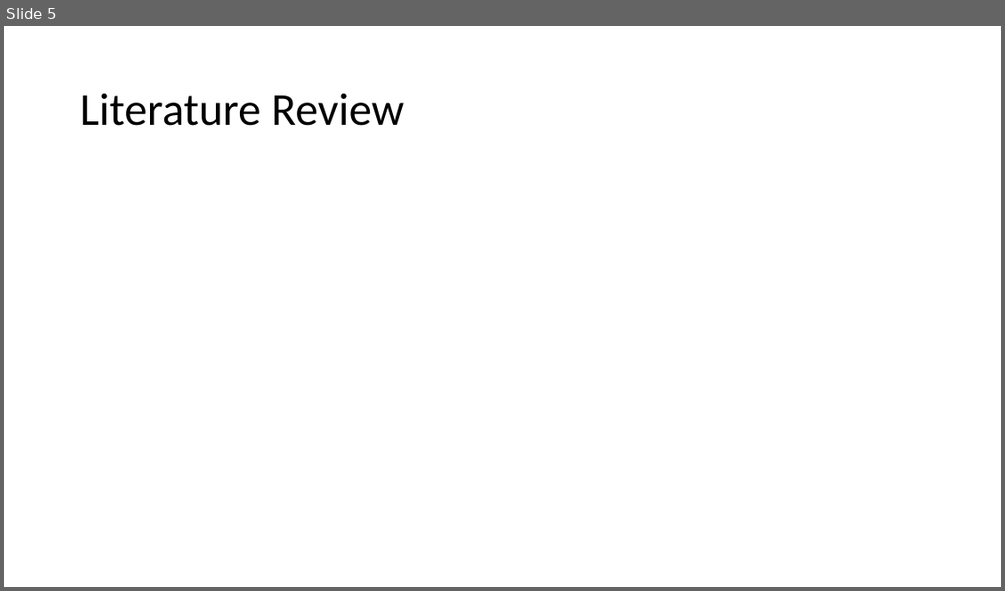
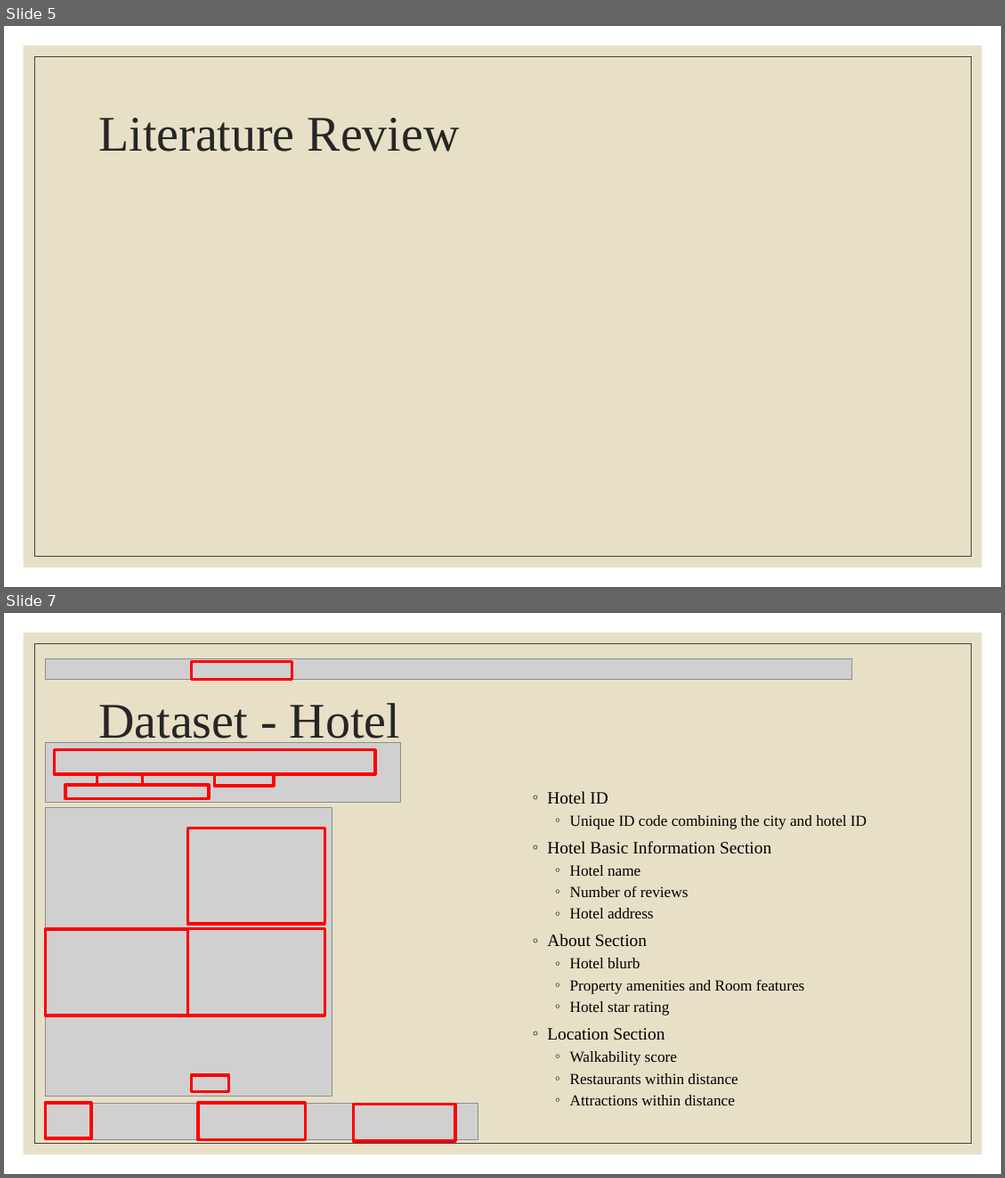
Before and after one commit to m-mcdougall/Capstone-DATS6501, a slide deck: Capstone Presentation.pptx. Shown one above the other, each under a label of ours: slide 5 before the commit, slides 5 and 7 after it; the slides between them are not shown. The pictures are 1005x591 and 1005x1178 pixels, drawn with LibreOffice and Linux fonts; fonts in the diff are those of the drawing; grey boxes stand for pictures. Boxes give left, top, right and bottom in pixels: in the first picture for what was removed or moved away, otherwise in the second. Text is boxed around its words. In the diff, an @@ line names an element or a change of style, - is before the commit and + after.

```diff
--- a/Capstone Presentation.pptx
+++ b/Capstone Presentation.pptx
@@ slide 7 added at (4,613,1001,1174), background #FFFFFF; not listed: 2 template elements that a slide beside it also shows @@
@@ picture added at (45,658,851,679) @@
@@ rectangle added at (192,662,291,680), outline #FF0000 3 pt @@
@@ title added at (98,703,400,743), 48 pt, text #262626 @@
+Dataset - Hotel
@@ picture added at (45,742,400,803) @@
@@ rectangle added at (54,750,375,774), outline #FF0000 3 pt @@
@@ rectangle added at (65,785,209,798), outline #FF0000 3 pt @@
@@ rectangle added at (97,774,142,785), outline #FF0000 3 pt @@
@@ rectangle added at (215,774,274,786), outline #FF0000 3 pt @@
@@ text added at (547,791,866,1105), 14.8 pt, text #000000 @@
+◦ Hotel ID
+  ◦ Unique ID code combining the city and hotel ID
+◦ Hotel Basic Information Section
+  ◦ Hotel name
+  ◦ Number of reviews
+  ◦ Hotel address
+◦ About Section
+  ◦ Hotel blurb
+  ◦ Property amenities and Room features
+  ◦ Hotel star rating
+◦ Location Section
+  ◦ Walkability score
+  ◦ Restaurants within distance
+  ◦ Attractions within distance
@@ picture added at (45,807,332,1096) @@
@@ rectangle added at (188,828,324,925), outline #FF0000 3 pt @@
@@ rectangle added at (45,929,188,1016), outline #FF0000 3 pt @@
@@ rectangle added at (188,929,324,1015), outline #FF0000 3 pt @@
@@ rectangle added at (192,1075,229,1092), outline #FF0000 3 pt @@
@@ picture added at (45,1103,478,1140) @@
@@ rectangle added at (45,1103,91,1138), outline #FF0000 3 pt @@
@@ rectangle added at (198,1103,306,1140), outline #FF0000 3 pt @@
@@ rectangle added at (353,1104,455,1141), outline #FF0000 3 pt @@
@@ slide 5 changed as well @@
@@ rectangle added at (24,46,982,567), fill #E7E0C7 @@
@@ rectangle added at (34,56,971,556), outline #404040 0.5 pt @@
@@ title "Literature Review": place and size @@
-title "Literature Review" at (80,93,404,126)
+title "Literature Review" at (98,118,460,151)
@@ title "Literature Review" at (98,118,460,151): size 44 to 48 pt, font Calibri to Times New Roman, text colour #000000 to #262626 @@
```
Also in this commit, not shown: 5 other slides changed, 16 other slides added, 4 slides removed, 4 other files.
